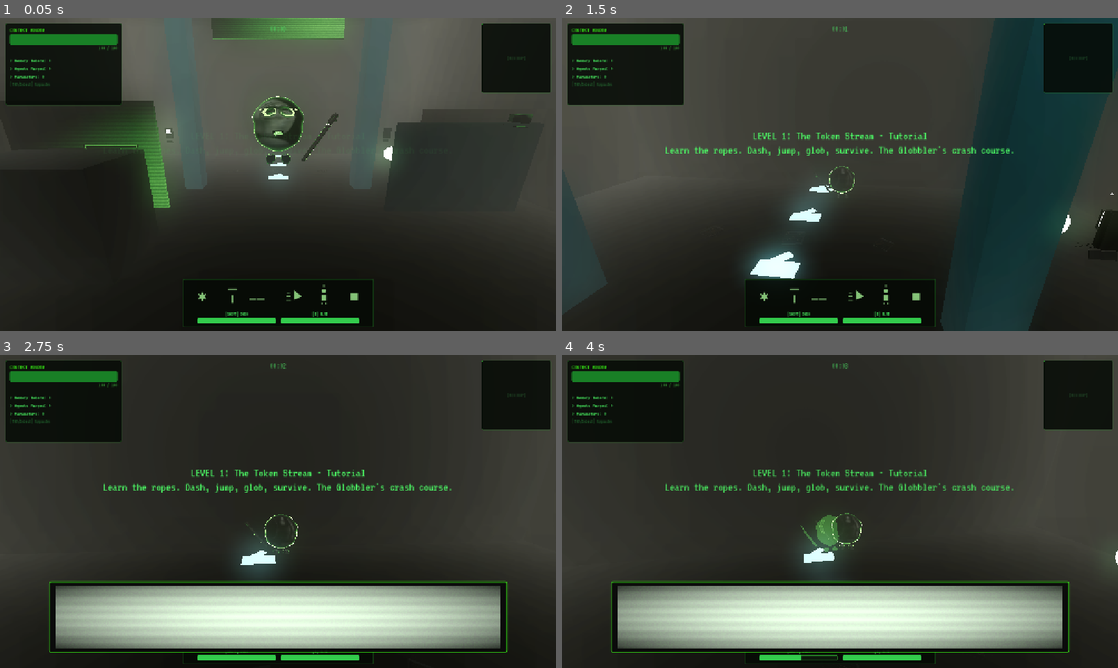
Above: before the commit, frames 1-4 (two rows, left to right).
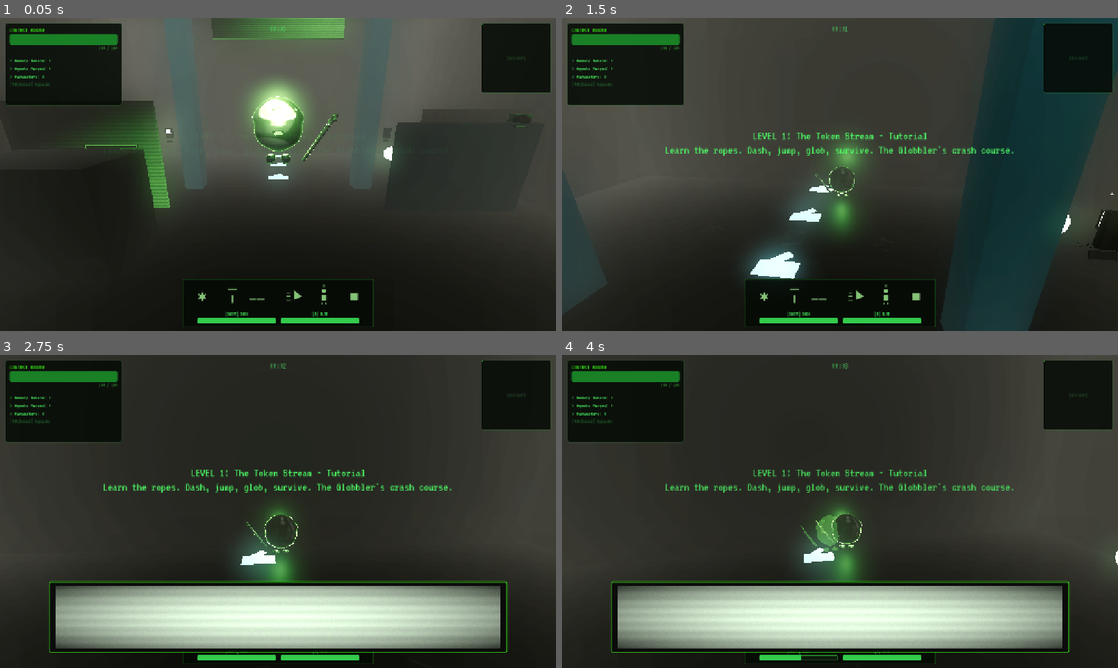
Above: after the commit, the same moments.

Repository: hwashburn1011/globblers-journey
Game: Godot game, scene res://scenes/levels/chapter_4/model_zoo.tscn
Same seed, same stepped clock (60 frames per second), same inputs: the game is played once before the commit and once after it. This scene is started directly instead of the project's main scene.
Inputs (mouse positions are in pixels of both pictures, inside the frame that each line leads up to):
- Up to frame 1 (0.05 s): no input
- Up to frame 2 (1.5 s): tap Enter (menu_confirm) at 0.5 s; move the mouse to (867, 174) at 0.52 s; hold V (agent_cycle) 0.53-1.28 s; hold Up (hack_up) from 0.53 s (still down); click (867, 174) at 0.67 s; move the mouse to (812, 174) at 1.27 s; tap G (agent_spawn) at 1.35 s
- Up to frame 3 (2.75 s): keep holding Up (hack_up); move the mouse to (289, 505) at 2.02 s; hold Mouse wheel up (camera_zoom_in) from 2.03 s (still down)
- Up to frame 4 (4 s): keep holding Up (hack_up); move the mouse to (834, 517) at 2.77 s; release Mouse wheel up (camera_zoom_in) at 2.78 s; tap Mouse wheel down (camera_zoom_out) at 2.85 s; click (834, 517) at 2.92 s; move the mouse to (878, 514) at 3.52 s; hold Shift (dash) from 3.53 s (still down)

The runs differ from the first frame. In frame 1, 2.1% of the frame differs, in the area x 44-61%, y 19-47%; in frame 2, 1.2%; in frame 3, 0.9%; in frame 4, 0.9%.
Error before the commit: Trying to assign value of type 'Node3D' to a variable of type 'MeshInstance3D'. (res://scenes/enemies/gpt2_fossil.gd:68)

Commit message:
feat: Task 11.2 — Chapters 2–5 visual QA, fix mesh_node type and get_children_recursive errors
Fixed 2 runtime bugs found during QA:
- base_enemy.gd: mesh_node typed as MeshInstance3D but GLB instantiate() returns Node3D
- gpt2_fossil.gd: called nonexistent get_children_recursive(), replaced with find_children()

Co-Authored-By: Claude Opus 4.6 (1M context) <noreply@anthropic.com>

Diff:
--- a/scenes/enemies/base_enemy.gd
+++ b/scenes/enemies/base_enemy.gd
@@ -38,7 +38,7 @@
 var _player_lookup_done := false  # Don't re-query the tree every frame like some kind of O(n) maniac
 
 # Visual
-var mesh_node: MeshInstance3D
+var mesh_node: Node3D
 var base_material: StandardMaterial3D
 var alert_indicator: MeshInstance3D
 
--- a/scenes/enemies/gpt2_fossil.gd
+++ b/scenes/enemies/gpt2_fossil.gd
@@ -71,7 +71,7 @@
 		mesh_node.scale = Vector3(1.4, 1.4, 1.4)
 		add_child(mesh_node)
 		# Find the first MeshInstance3D for material overrides (damage flash, dissolve, etc.)
-		for child in mesh_node.get_children_recursive():
+		for child in mesh_node.find_children("*", "MeshInstance3D"):
 			if child is MeshInstance3D:
 				base_material = child.get_active_material(0) as StandardMaterial3D
 				break
Not shown, changed: TASKS.md
